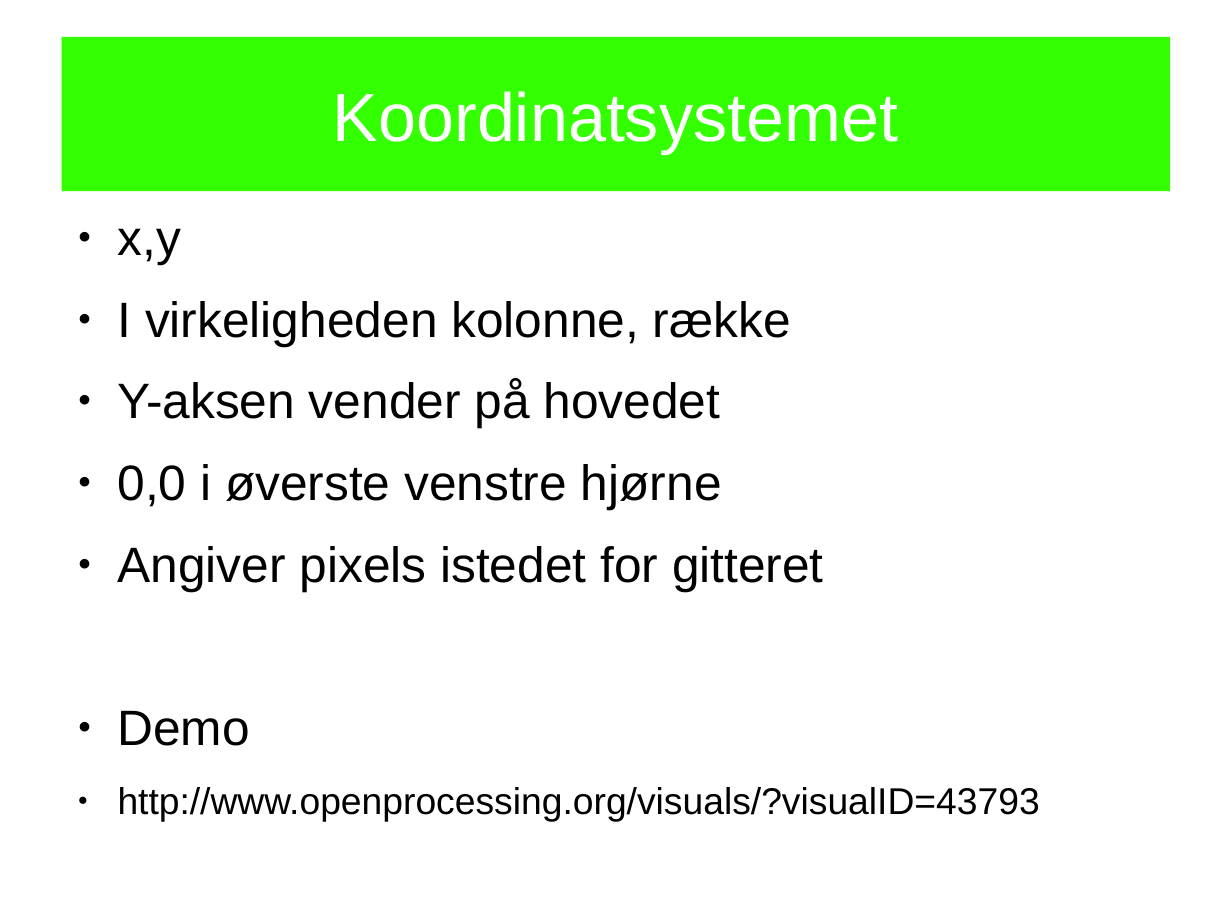
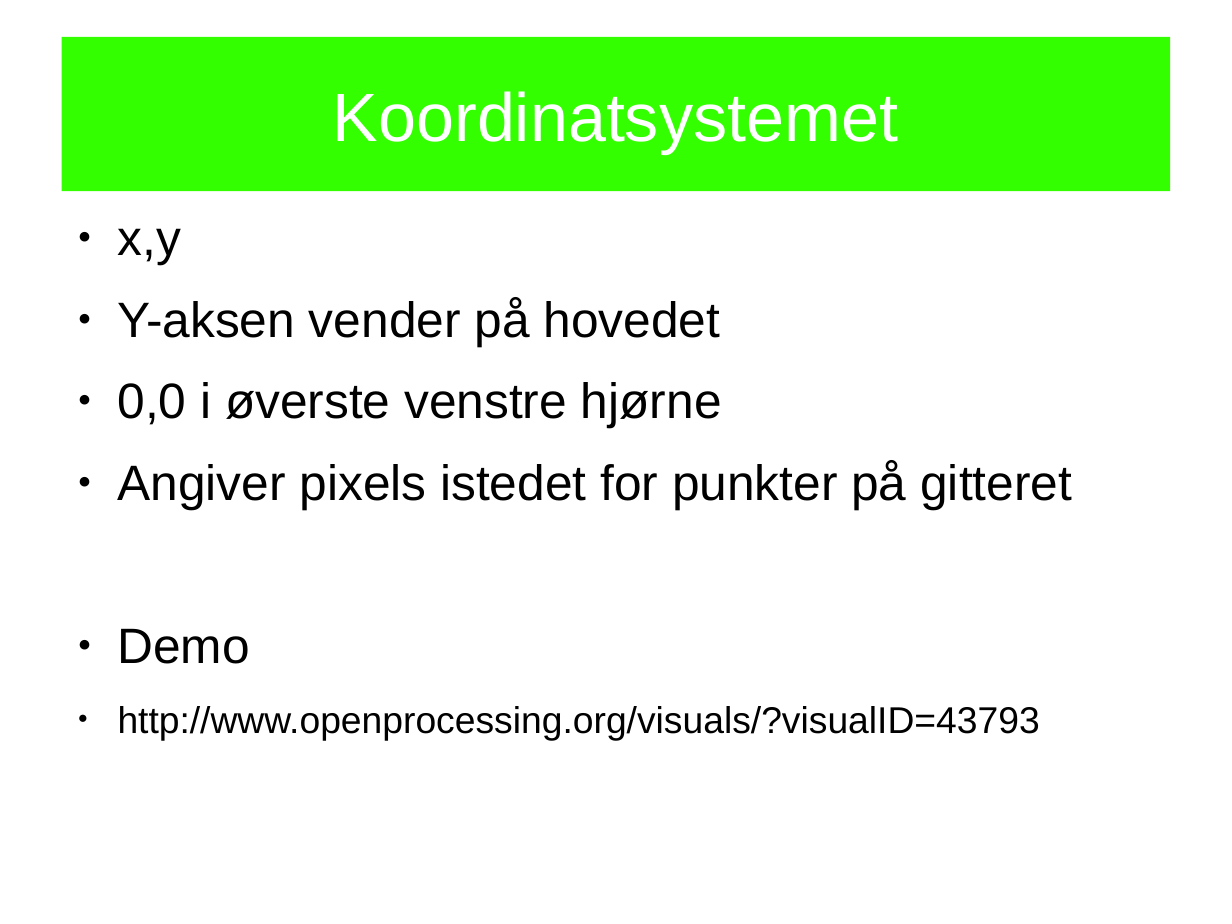
Before and after one commit to openspaceaarhus/Processing-workshops, a slide deck: slide 9 of slides/workshop1/workshop1.odp. Drawn at 1232x924 pixels with LibreOffice and Linux fonts; fonts in the diff are those of the drawing. Boxes give left, top, right and bottom in pixels: in the first picture for what was removed or moved away, otherwise in the second. Text is boxed around its words. In the diff, an @@ line names an element or a change of style, - is before the commit and + after.

```diff
--- a/slides/workshop1/workshop1.odp
+++ b/slides/workshop1/workshop1.odp
@@ text at [118,301,791,346]: paragraph removed @@
-● I virkeligheden kolonne, række
@@ text at [118,461,1072,510]: text changed @@
-● Angiver pixels istedet for gitteret
+● Angiver pixels istedet for punkter på gitteret
```
Also in this commit, not shown: 6 other slides changed, 1 other file.
